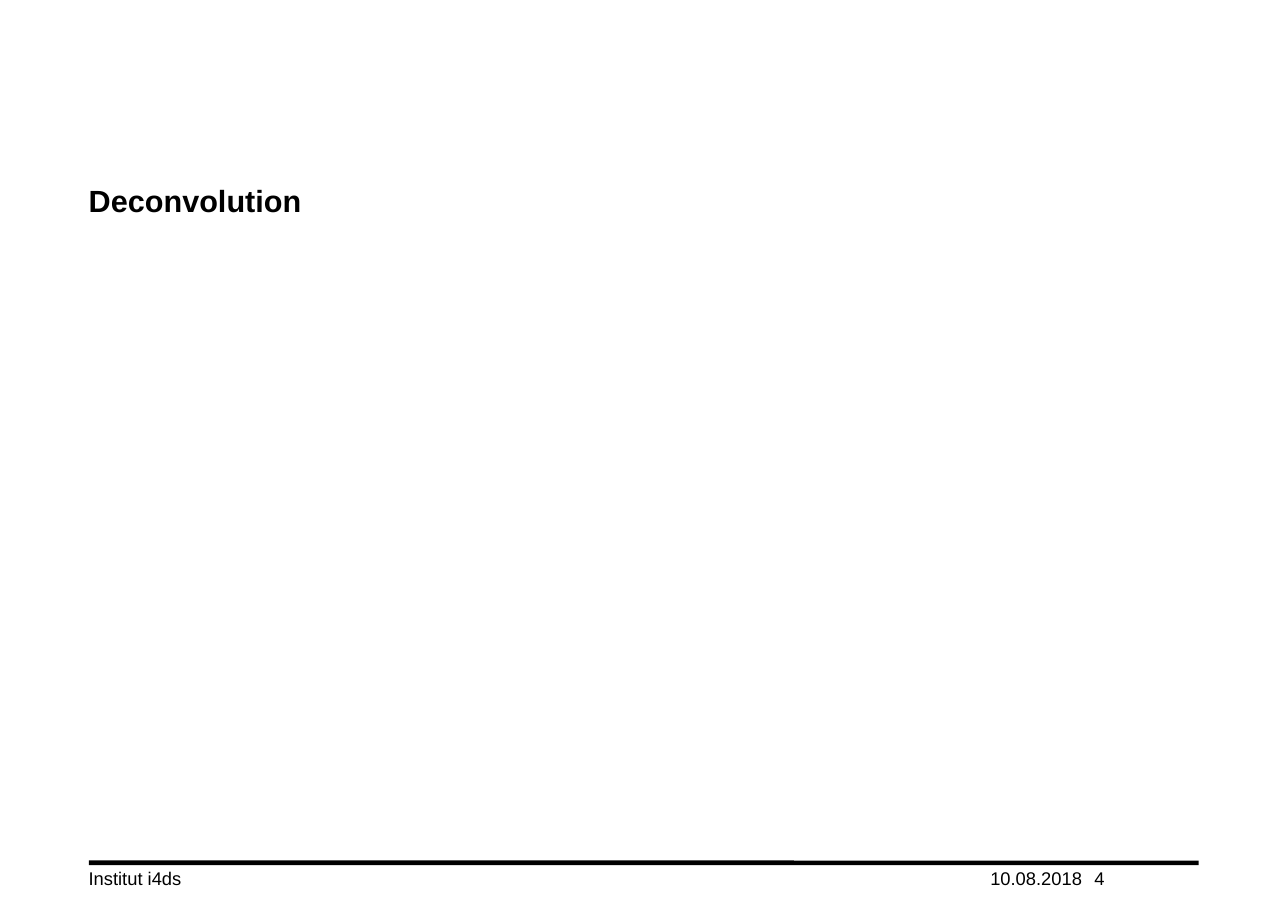
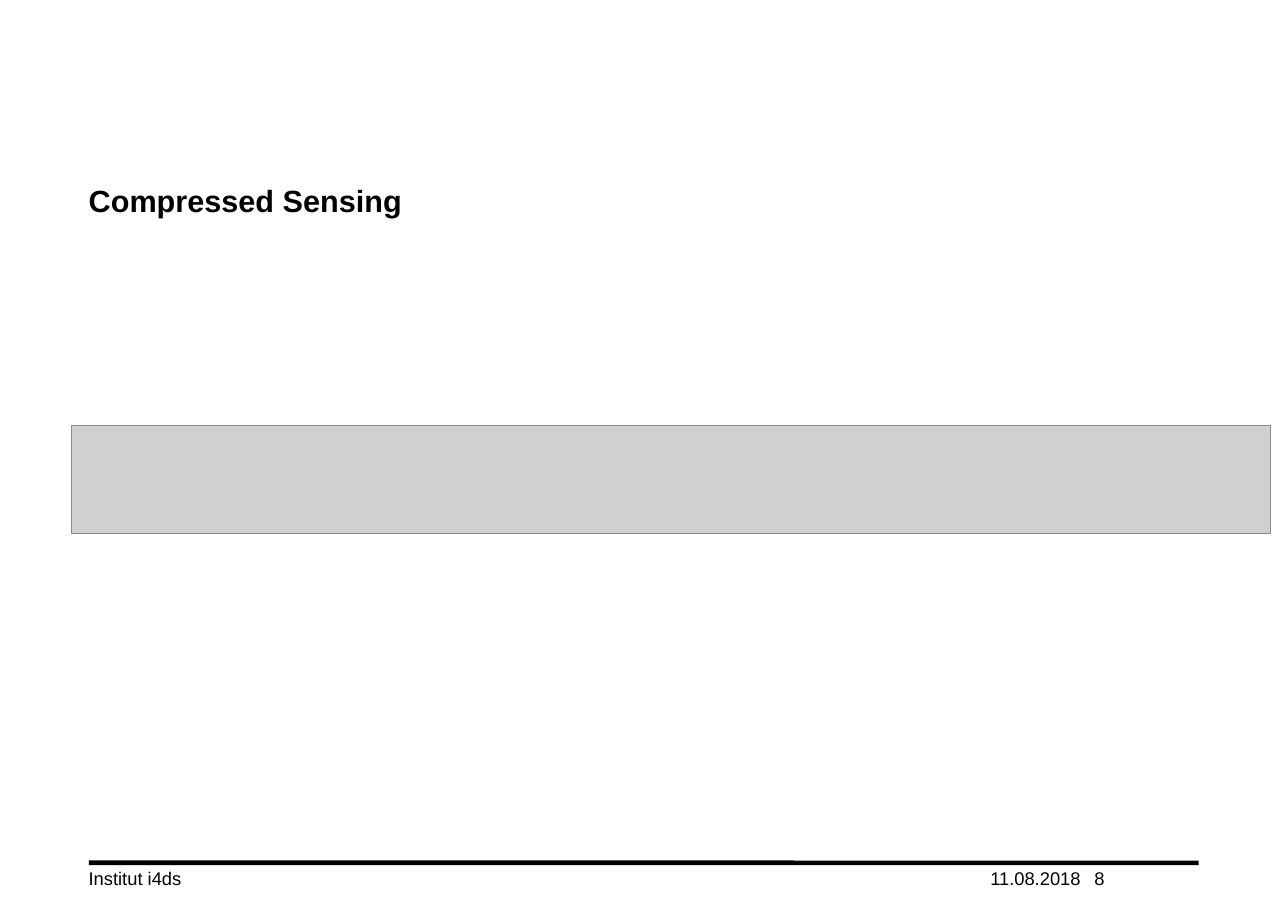
Before and after one commit to lord-blueberry/p7-doc, a slide deck: slide 8 of ppt/praes.pptx (slide 4 before the commit). Drawn at 1288x911 pixels with LibreOffice and Linux fonts; fonts in the diff are those of the drawing; grey boxes stand for pictures; background and template pictures are left out. Boxes give left, top, right and bottom in pixels: in the first picture for what was removed or moved away, otherwise in the second. Text is boxed around its words. In the diff, an @@ line names an element or a change of style, - is before the commit and + after.

```diff
--- a/ppt/praes.pptx
+++ b/ppt/praes.pptx
@@ title at bbox=[89, 189, 402, 218]: text changed @@
-Deconvolution
+Compressed Sensing
@@ picture added at bbox=[72, 425, 1271, 533] @@
@@ text at bbox=[990, 872, 1080, 885]: text changed @@
-10.08.2018
+11.08.2018
@@ page number at bbox=[1094, 872, 1104, 885]: text changed @@
-4
+8
```
Also in this commit, not shown: 12 other slides changed, 4 slides added, 5 other files.
